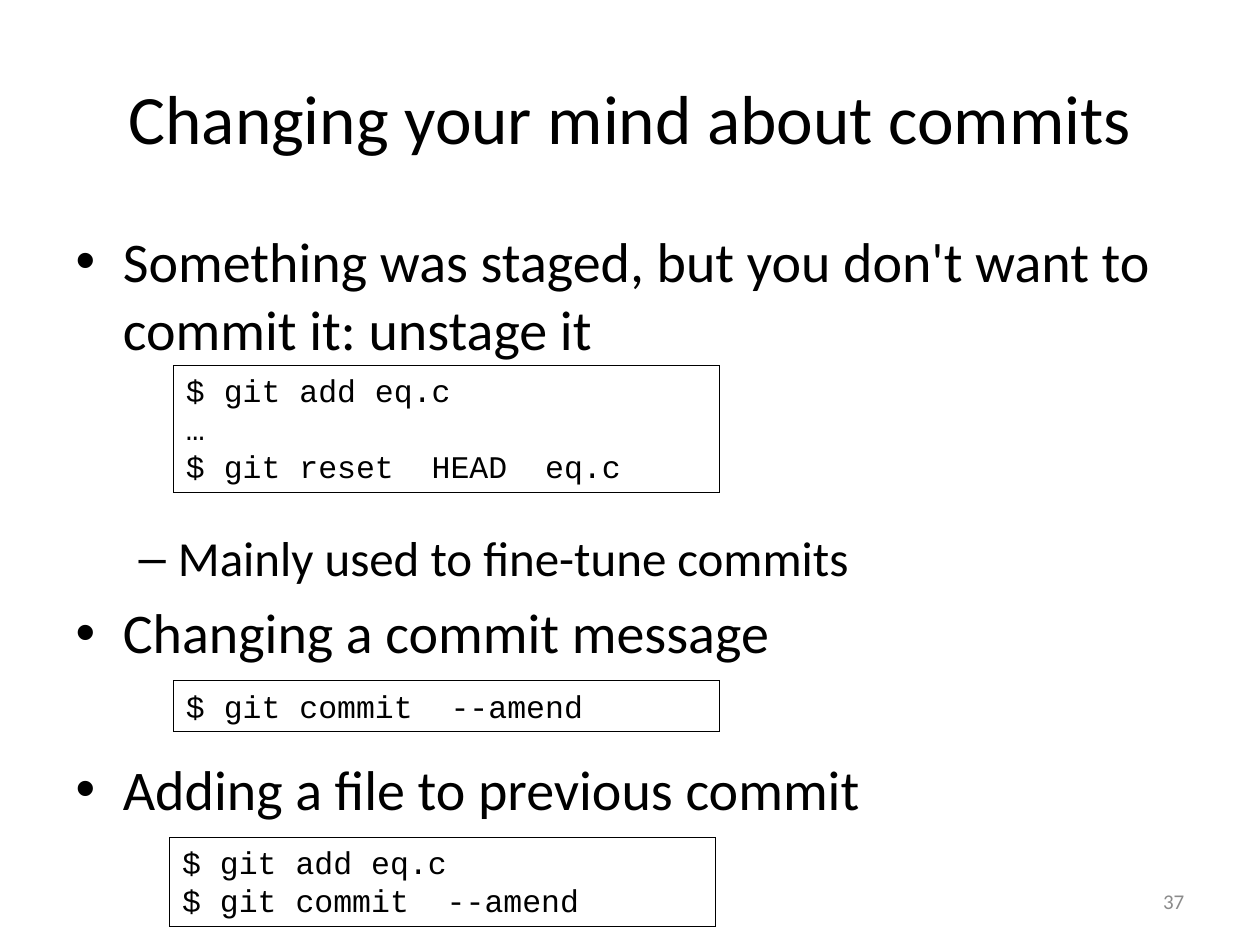
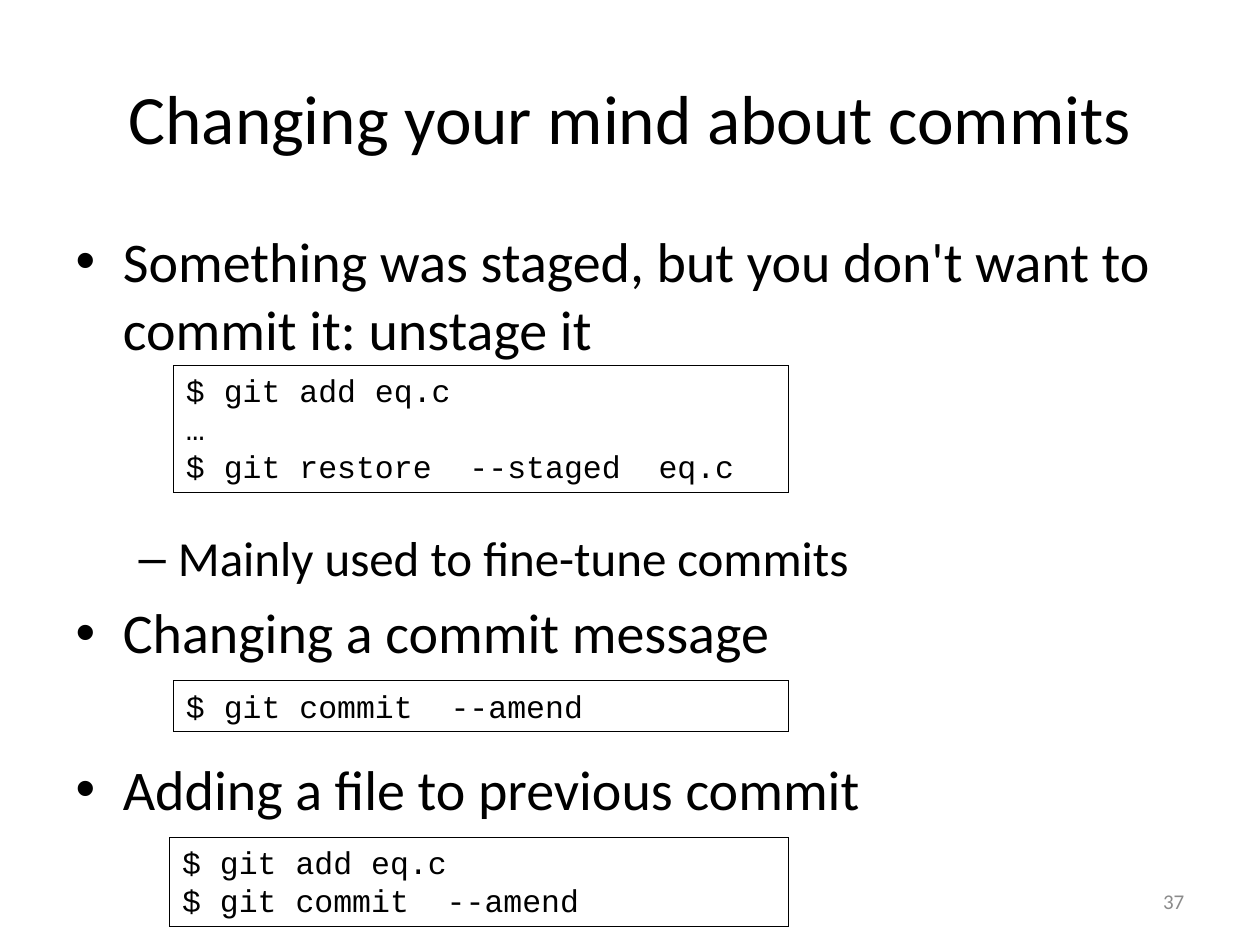
Before and after one commit to gjbex/Version-control-with-git, a slide deck: slide 37 of version_control_git.pptx. Drawn at 1260x945 pixels with LibreOffice and Linux fonts; fonts in the diff are those of the drawing. Boxes give left, top, right and bottom in pixels: in the first picture for what was removed or moved away, otherwise in the second. Text is boxed around its words. In the diff, an @@ line names an element or a change of style, - is before the commit and + after.

Commit message:
Replace reset by restore to unstage

```diff
--- a/version_control_git.pptx
+++ b/version_control_git.pptx
@@ rectangle "$ git add eq.c": place and size @@
-rectangle "$ git add eq.c" at box(174, 365, 719, 493)
+rectangle "$ git add eq.c" at box(174, 365, 789, 493)
@@ text in rectangle at box(224, 455, 735, 485): text changed @@
-$ git reset HEAD eq.c
+$ git restore --staged eq.c
@@ rectangle "$ git commit --amend": place and size @@
-rectangle "$ git commit --amend" at box(174, 680, 719, 731)
+rectangle "$ git commit --amend" at box(174, 680, 789, 731)
@@ rectangle "$ git add eq.c": place and size @@
-rectangle "$ git add eq.c" at box(170, 837, 716, 926)
+rectangle "$ git add eq.c" at box(170, 837, 789, 926)
```
Also in this commit, not shown: 1 other slide changed.
